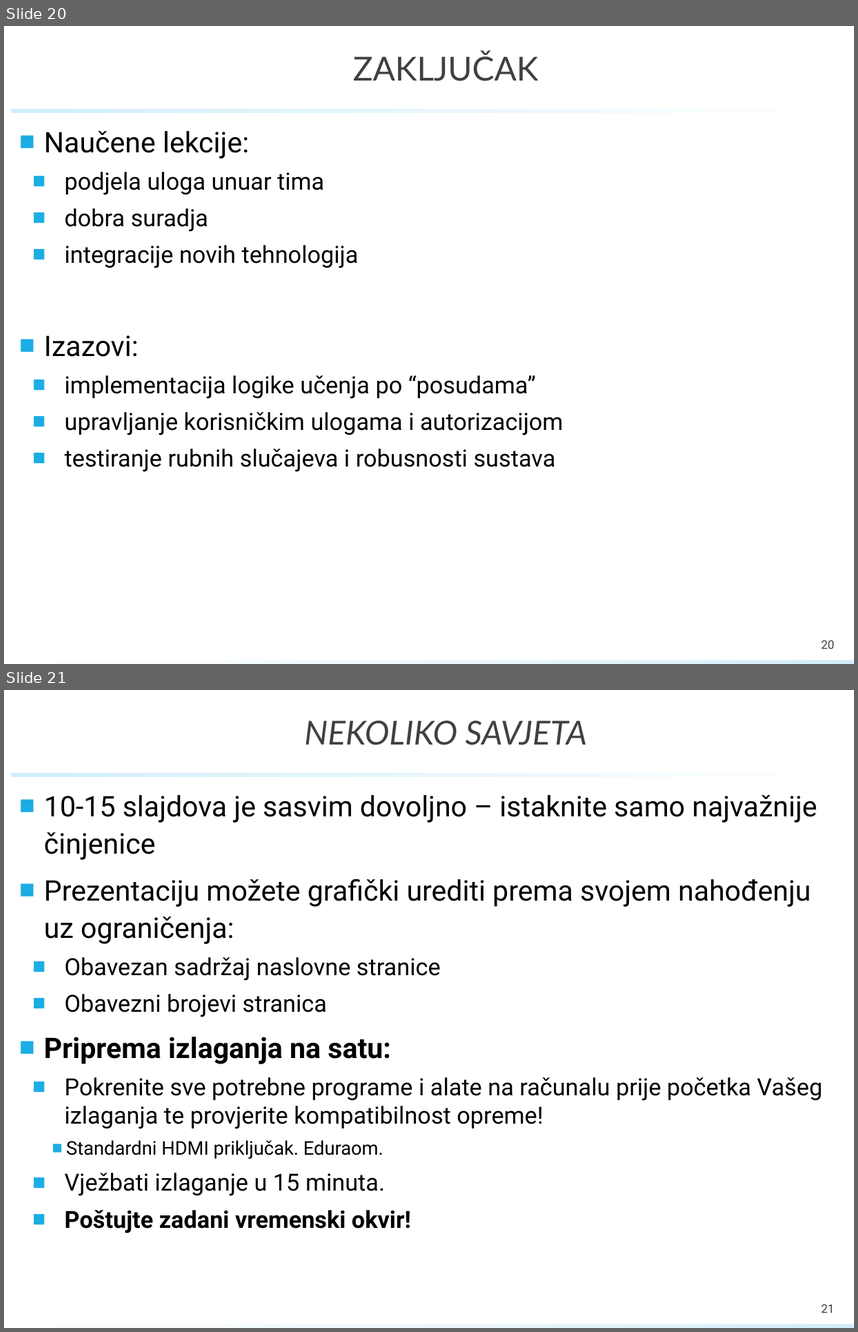
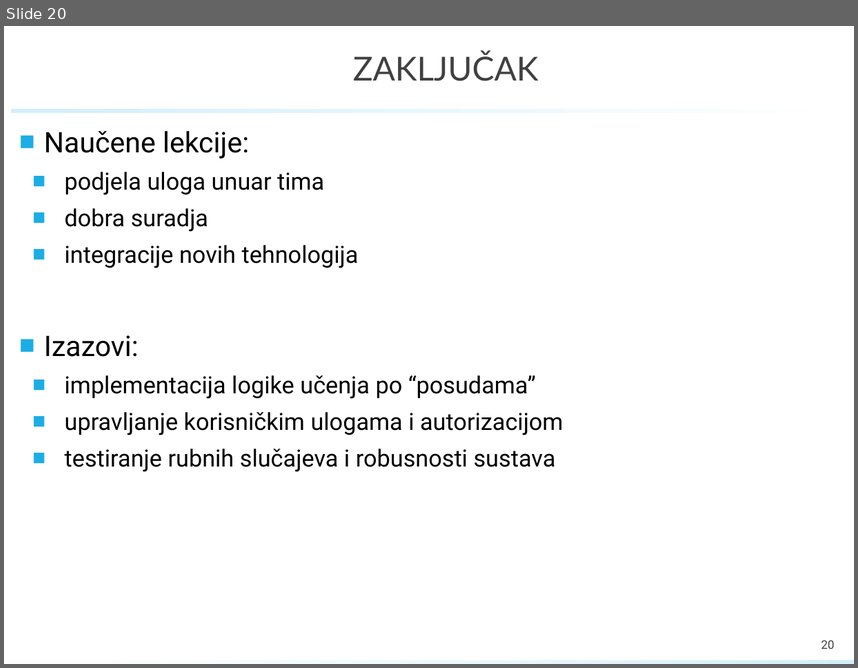
Before and after one commit to Progi-Prijatelji/Repo-Prijatelji, a slide deck: PROINZ_TG08.2_Flip_memo.pptx. Shown one above the other, each under a label of ours: slides 20 and 21 before the commit, slide 20 after it. The pictures are 858x1332 and 858x668 pixels, drawn with LibreOffice and Linux fonts; fonts in the diff are those of the drawing; background and template pictures are left out. Boxes give left, top, right and bottom in pixels: in the first picture for what was removed or moved away, otherwise in the second. Text is boxed around its words. In the diff, an @@ line names an element or a change of style, - is before the commit and + after.

Commit message:
popravak prezentacije
micanje zadnjeg slida

```diff
--- a/PROINZ_TG08.2_Flip_memo.pptx
+++ b/PROINZ_TG08.2_Flip_memo.pptx
@@ slide 21 removed at [4,690,854,1328], background #FFFFFF; not listed: 2 template elements that a slide beside it also shows @@
@@ title removed at [304,720,588,745] @@
-NEKOLIKO SAVJETA
@@ text removed at [44,795,822,1233] @@
-■ 10-15 slajdova je sasvim dovoljno – istaknite samo najvažnije činjenice
-■ Prezentaciju možete grafički urediti prema svojem nahođenju uz ograničenja:
-  ■ Obavezan sadržaj naslovne stranice
-  ■ Obavezni brojevi stranica
-■ Priprema izlaganja na satu:
-  ■ Pokrenite sve potrebne programe i alate na računalu prije početka Vašeg izlaganja te provjerite kompatibilnost opreme!
-    ■ Standardni HDMI priključak. Eduraom.
-  ■ Vježbati izlaganje u 15 minuta.
-  ■ Poštujte zadani vremenski okvir!
@@ page number removed at [821,1303,834,1312] @@
-21
```
